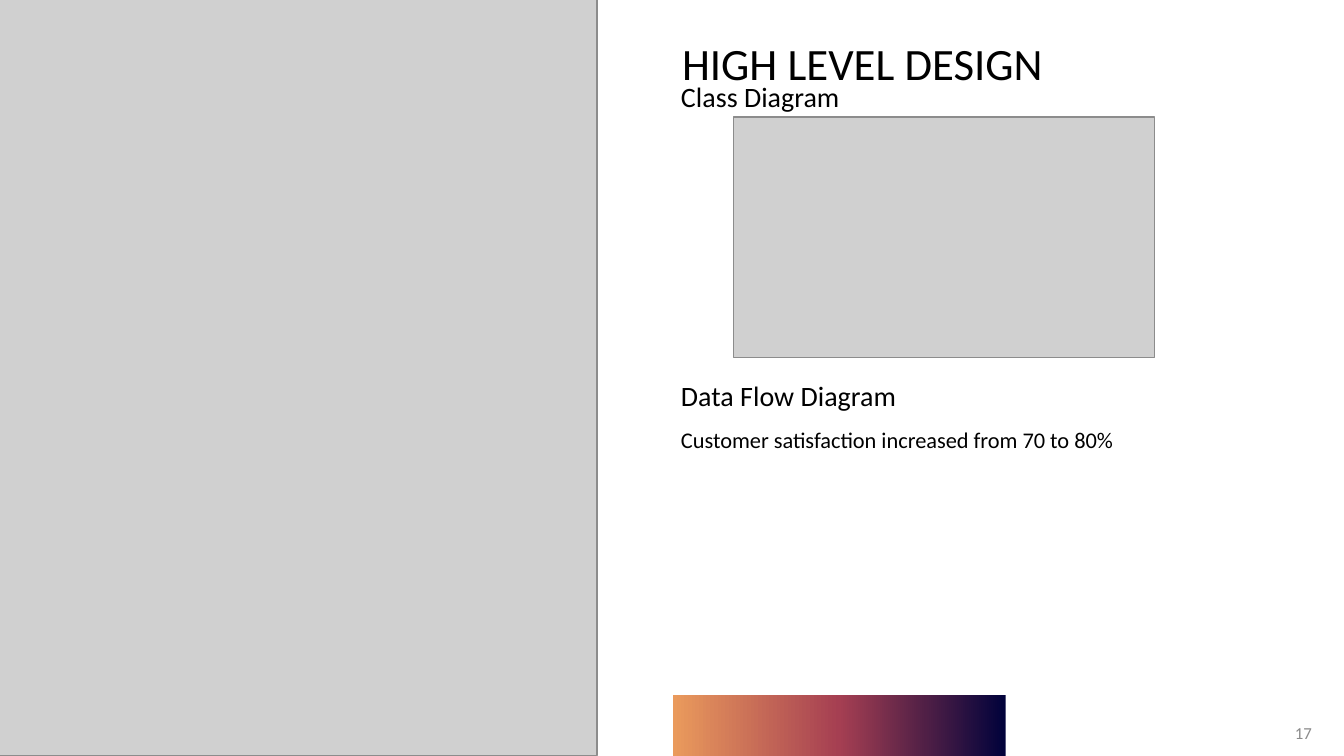
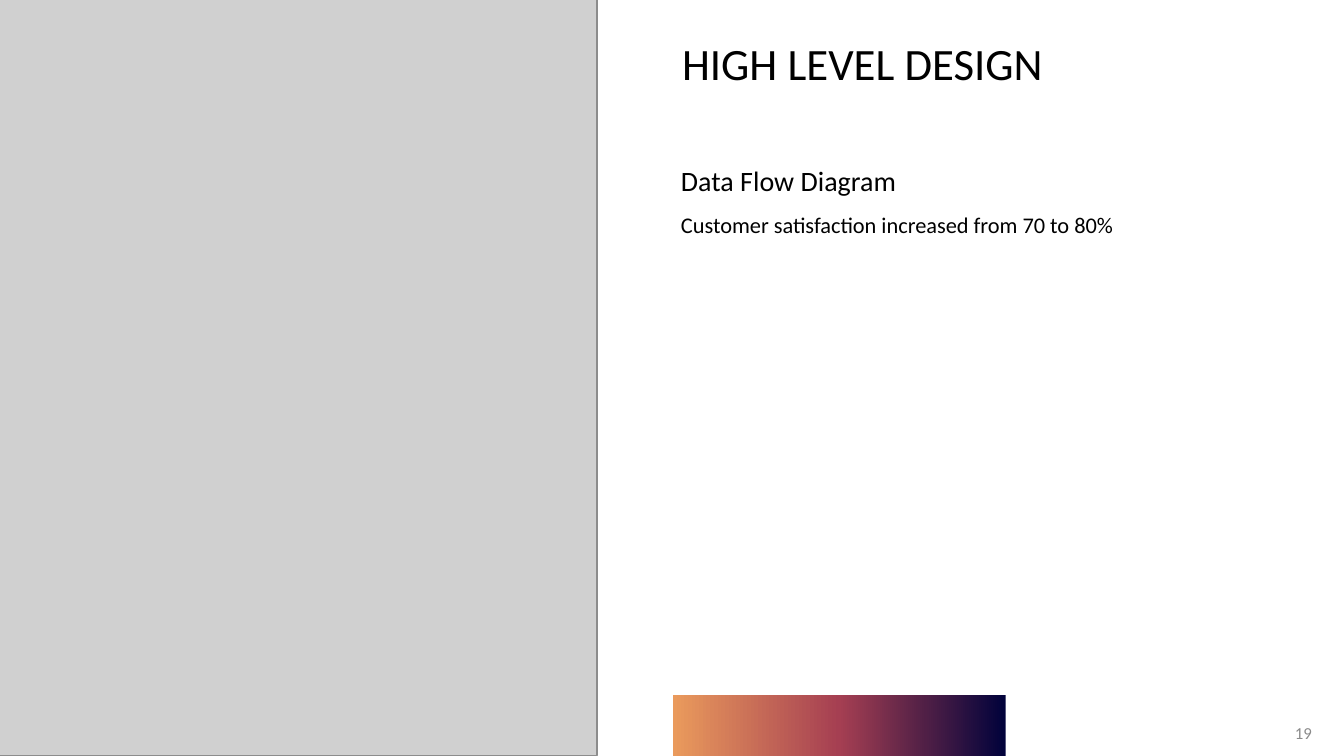
Before and after one commit to KL-3/CentRes, a slide deck: slide 19 of CentRes.pptx (slide 17 before the commit). Drawn at 1344x756 pixels with LibreOffice and Linux fonts; fonts in the diff are those of the drawing; grey boxes stand for pictures. Boxes give left, top, right and bottom in pixels: in the first picture for what was removed or moved away, otherwise in the second. Text is boxed around its words. In the diff, an @@ line names an element or a change of style, - is before the commit and + after.

```diff
--- a/CentRes.pptx
+++ b/CentRes.pptx
@@ text at bbox=[681, 87, 839, 112]: paragraph removed @@
-Class Diagram
@@ text "Data Flow Diagram": place and size @@
-text "Data Flow Diagram" at bbox=[681, 87, 1113, 448]
+text "Data Flow Diagram" at bbox=[681, 171, 1113, 233]
@@ picture removed at bbox=[734, 117, 1154, 358] @@
@@ page number at bbox=[1295, 728, 1312, 739]: text changed @@
-17
+19
```
Also in this commit, not shown: 1 other slide changed, 2 slides added.
